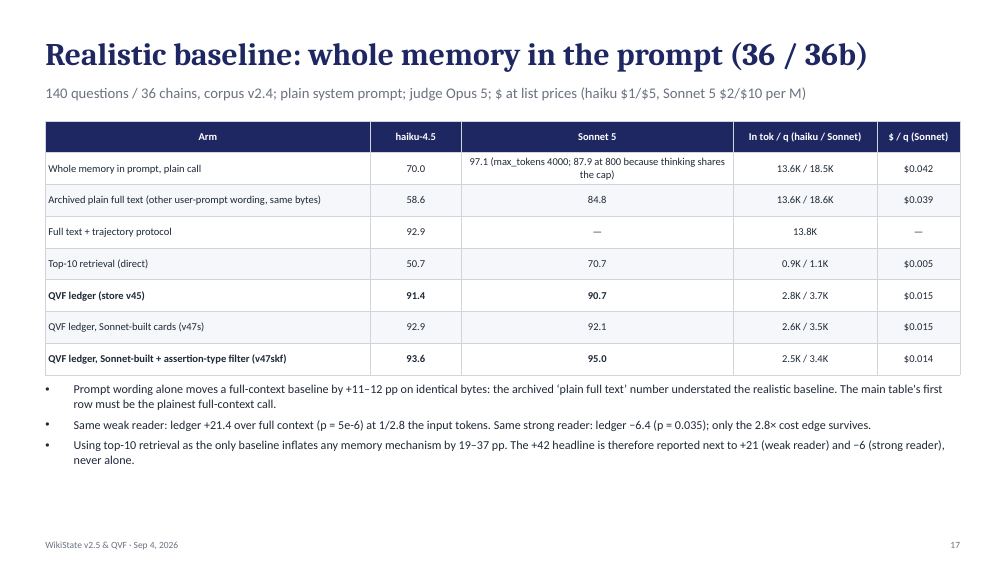
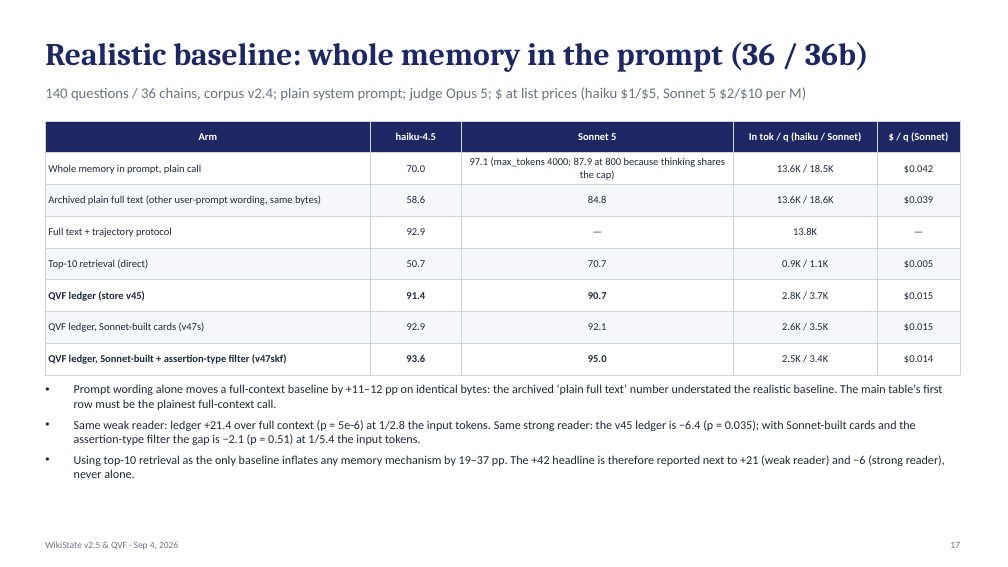
Before and after one commit to jeremyz12/qvf_withcontroller, a slide deck: slide 17 of results/weekly_report_20260904.pptx. Drawn at 1008x567 pixels with LibreOffice and Linux fonts; fonts in the diff are those of the drawing. Boxes give left, top, right and bottom in pixels: in the first picture for what was removed or moved away, otherwise in the second. Text is boxed around its words. In the diff, an @@ line names an element or a change of style, - is before the commit and + after.

```diff
--- a/results/weekly_report_20260904.pptx
+++ b/results/weekly_report_20260904.pptx
@@ text at (74, 420, 915, 445): text changed @@
-• Same weak reader: ledger +21.4 over full context (p = 5e-6) at 1/2.8 the input tokens. Same strong reader: ledger −6.4 (p = 0.035); only the 2.8× cost edge survives.
+• Same weak reader: ledger +21.4 over full context (p = 5e-6) at 1/2.8 the input tokens. Same strong reader: the v45 ledger is −6.4 (p = 0.035); with Sonnet-built cards and the assertion-type filter the gap is −2.1 (p = 0.51) at 1/5.4 the input tokens.
```
Also in this commit, not shown: 1 other file.
